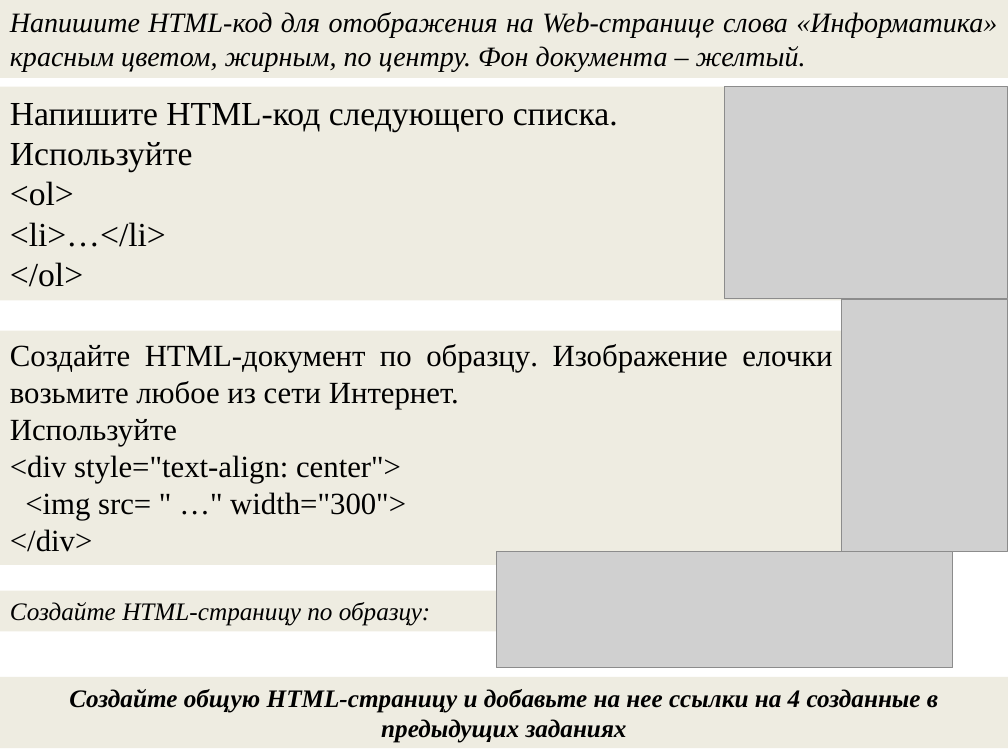
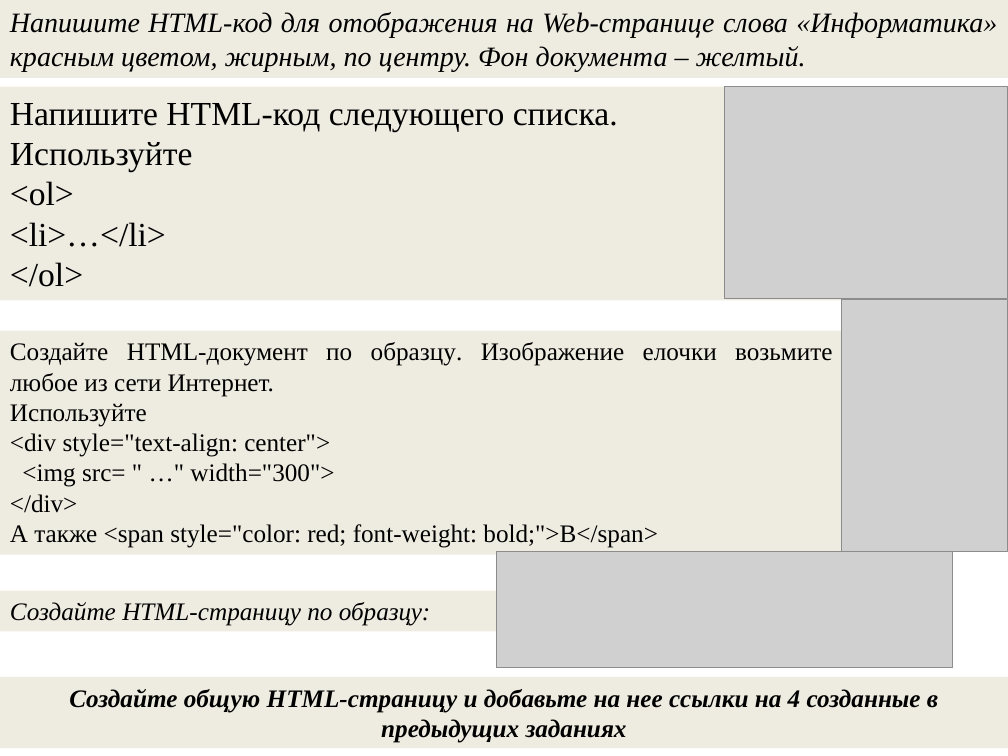
Before and after one commit to mbdatateach/site, a slide deck: slide 3 of ДПО/Лабораторная работа №1.pptx. Drawn at 1008x756 pixels with LibreOffice and Linux fonts; fonts in the diff are those of the drawing; grey boxes stand for pictures. Boxes give left, top, right and bottom in pixels: in the first picture for what was removed or moved away, otherwise in the second. Text is boxed around its words. In the diff, an @@ line names an element or a change of style, - is before the commit and + after.

```diff
--- a/ДПО/Лабораторная работа №1.pptx
+++ b/ДПО/Лабораторная работа №1.pptx
@@ rectangle "Создайте HTML-документ по образцу. Изображение ...": place and size @@
-rectangle "Создайте HTML-документ по образцу. Изображение ..." at box(0, 331, 843, 564)
+rectangle "Создайте HTML-документ по образцу. Изображение ..." at box(0, 331, 843, 554)
@@ text in rectangle at box(10, 342, 832, 513): size 22 to 18 pt in "Создайте HTML-документ по образцу. Изображение елочки возьми ...", "Используйте", "<div style="text-align: center">", "<img src= " …" width="300">" and 1 more places @@
@@ text in rectangle at box(10, 524, 658, 548): paragraph added @@
+А также <span style="color: red; font-weight: bold;">В</span>
```
Also in this commit, not shown: 2 other slides changed, 8 other files.
